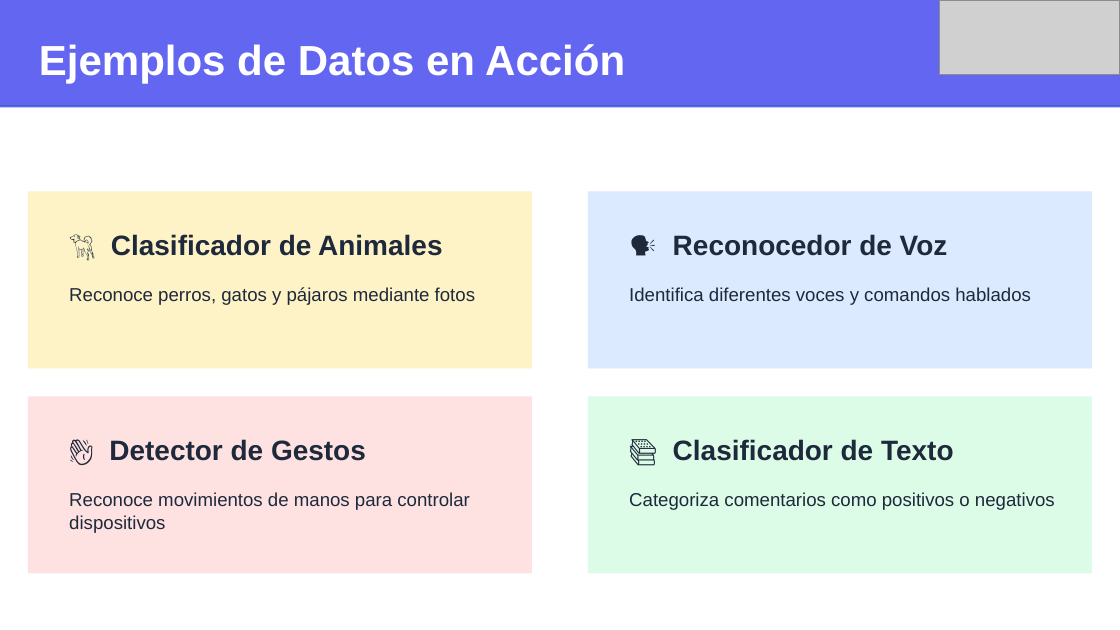
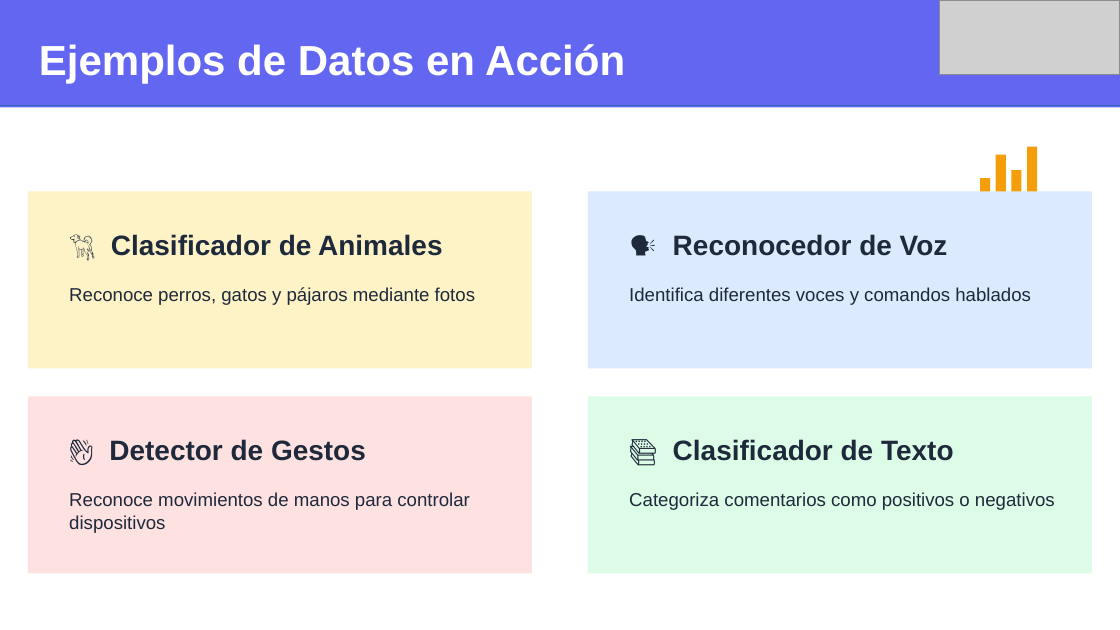
Before and after one commit to wallparianalytics/MentesDigitales, a slide deck: slide 6 of Sesión 6.pptx. Drawn at 1120x630 pixels with LibreOffice and Linux fonts; fonts in the diff are those of the drawing; grey boxes stand for pictures. Boxes give left, top, right and bottom in pixels: in the first picture for what was removed or moved away, otherwise in the second. Text is boxed around its words. In the diff, an @@ line names an element or a change of style, - is before the commit and + after.

```diff
--- a/Sesión 6.pptx
+++ b/Sesión 6.pptx
@@ rectangle added at box(1027, 147, 1037, 202), fill #F59E0B @@
@@ rectangle added at box(980, 178, 990, 202), fill #F59E0B @@
@@ rectangle added at box(996, 155, 1006, 202), fill #F59E0B @@
@@ rectangle added at box(1011, 170, 1021, 202), fill #F59E0B @@
```
Also in this commit, not shown: 5 other slides changed, 1 slide added, 1 other file.
